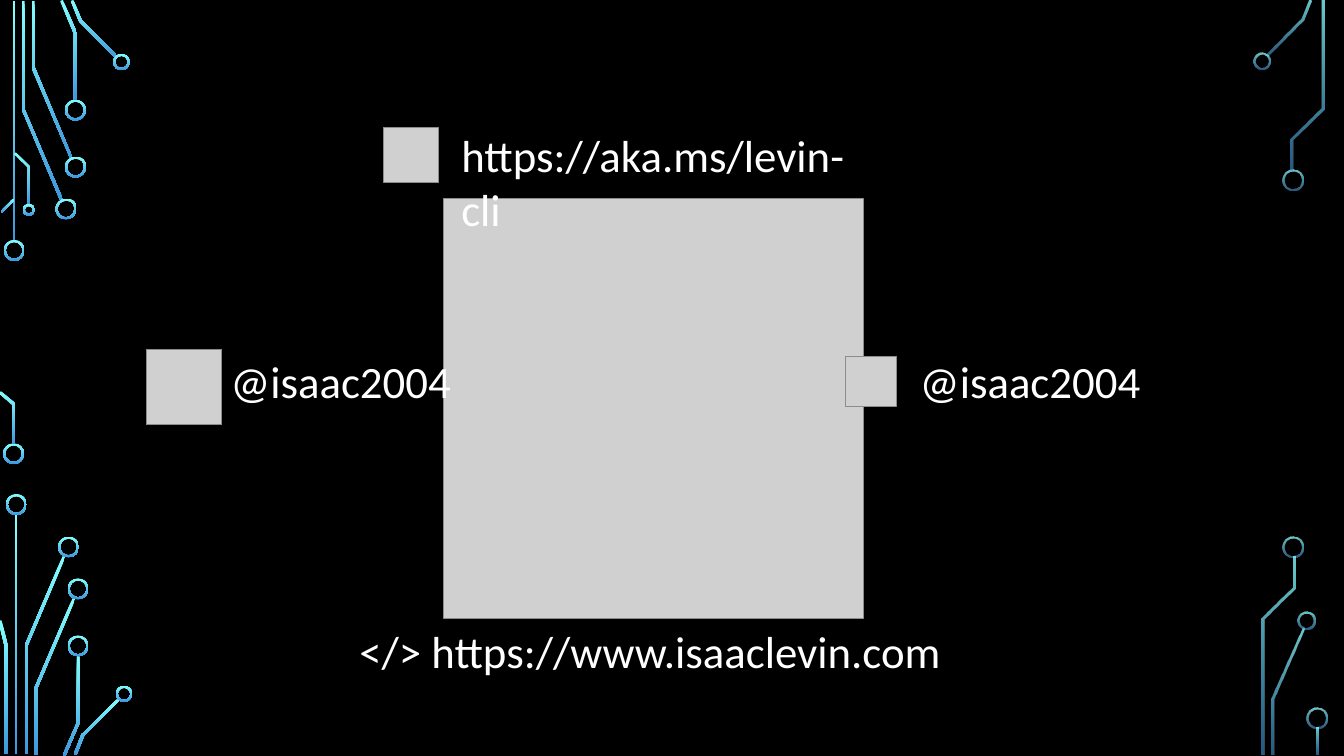
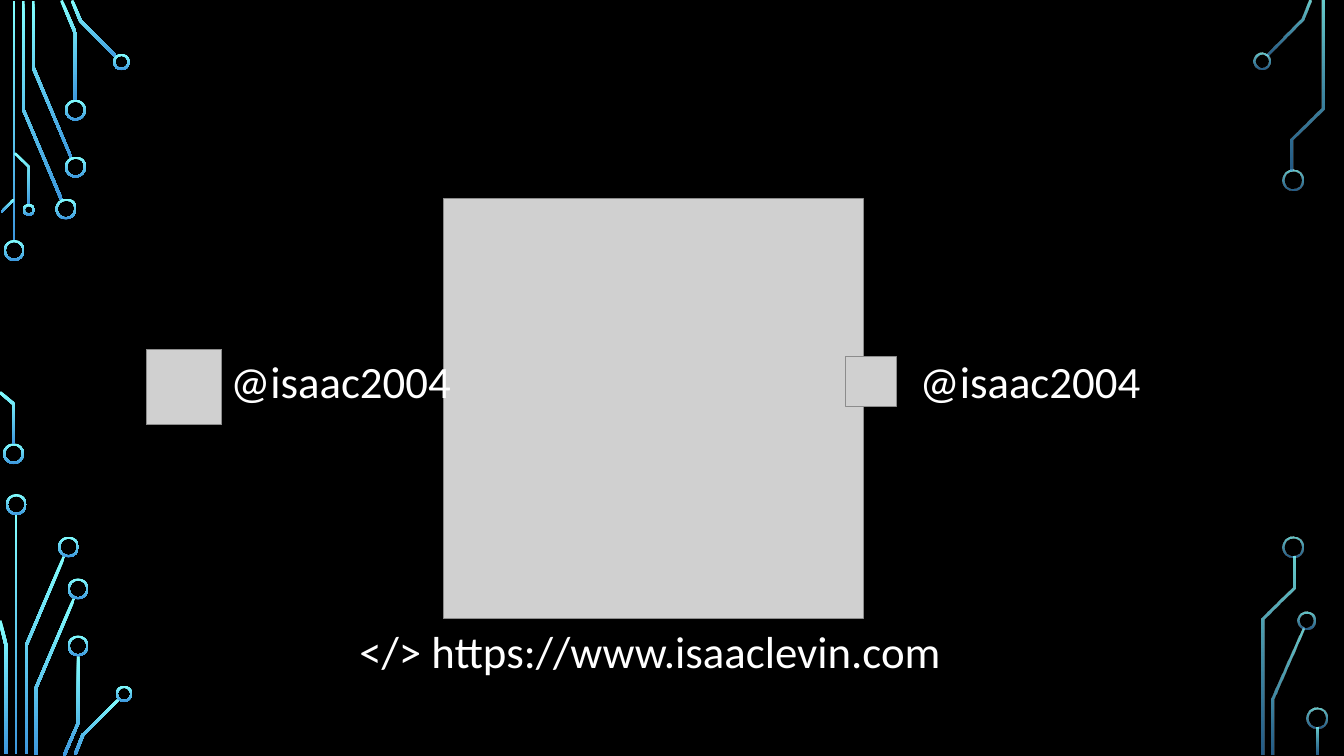
Before and after one commit to isaacrlevin/levin-talks, a slide deck: slide 2 of Clis/The Four CLIs of The Apocalypse.pptx. Drawn at 1344x756 pixels with LibreOffice and Linux fonts; fonts in the diff are those of the drawing; grey boxes stand for pictures; background and template pictures are left out. Boxes give left, top, right and bottom in pixels: in the first picture for what was removed or moved away, otherwise in the second. Text is boxed around its words. In the diff, an @@ line names an element or a change of style, - is before the commit and + after.

```diff
--- a/Clis/The Four CLIs of The Apocalypse.pptx
+++ b/Clis/The Four CLIs of The Apocalypse.pptx
@@ picture removed at [384, 128, 440, 184] @@
@@ text removed at [461, 141, 844, 226] @@
-https://aka.ms/levin-cli
```
Also in this commit, not shown: 3 other slides changed, 1 slide added.
